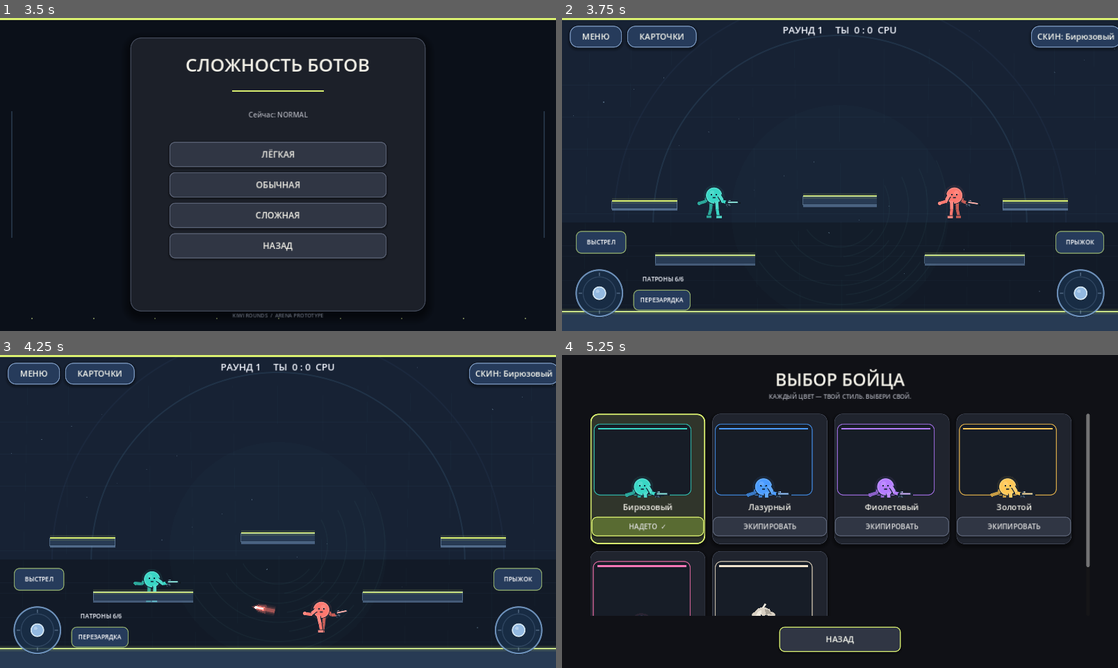
Above: before the commit, frames 1-4 (two rows, left to right).
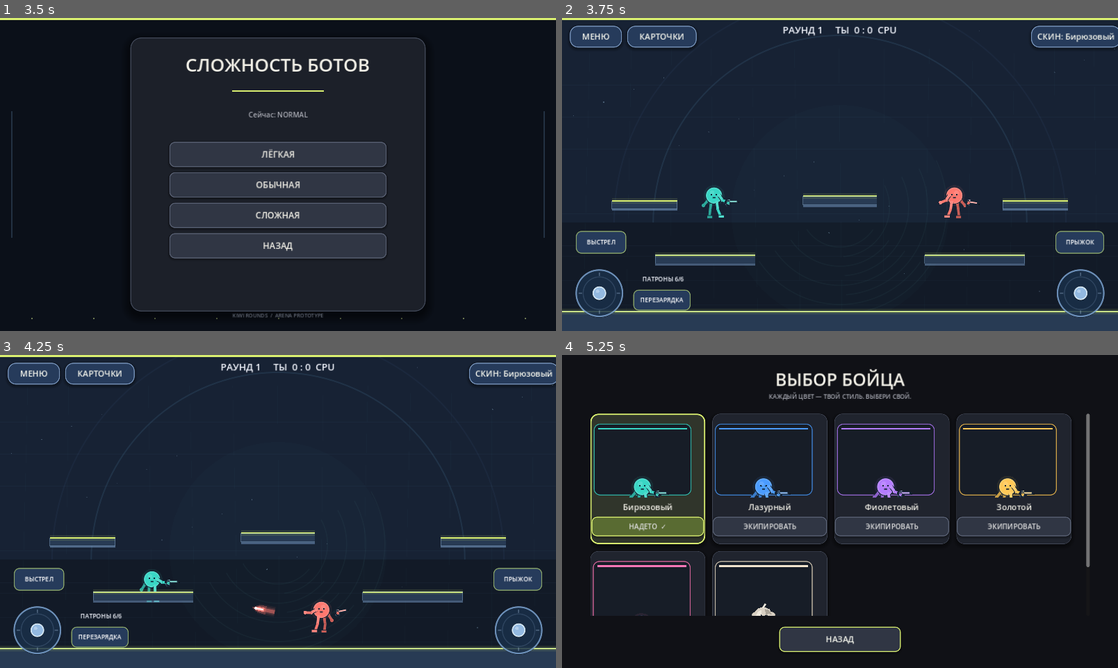
Above: after the commit, the same moments.

Repository: loslam-del/Kiwi-rounds
Game: Godot game, scene res://scenes/main.tscn
Same seed, same stepped clock (60 frames per second), same inputs: the game is played once before the commit and once after it.
Inputs:
- Up to frame 1 (3.5 s): click "ИГРАТЬ" at 0.5 s; click "ОНЛАЙН — ПОЗЖЕ" at 1.25 s; click "НАЗАД" at 2 s; click "ПРОТИВ БОТОВ" at 2.75 s
- Up to frame 2 (3.75 s): click "ЛЁГКАЯ" at 3.5 s
- Up to frame 3 (4.25 s): no input
- Up to frame 4 (5.25 s): click "СКИН: Бирюзовый" at 4.25 s; click "НАДЕТО ✓" at 5 s

Frame 1 is identical in both runs. In frame 2, 0.2% of the frame differs, in the area x 24-75%, y 56-64%; in frame 3, 0.3%; in frame 4, 0.3%, in the area x 11-86%, y 41-46%.

Commit message:
Improve fighter limb animation and hand-held blaster

Diff:
--- a/scripts/player.gd
+++ b/scripts/player.gd
@@ -206,47 +206,52 @@
         velocity.y = minf(velocity.y, 270.0)
     queue_redraw()
 func _step_limb_physics(delta: float, horizontal_acceleration: float) -> void:
-    var moving := is_on_floor() and absf(move_input) > 0.05
-    var walk_drive := move_input if is_on_floor() else move_input * 0.22
-    var jump_drive := clampf(-velocity.y / 900.0, -0.85, 0.85)
-    var accel_swing := clampf(horizontal_acceleration / 2200.0, -1.1, 1.1)
-
-    # Shoulder joints swing outward; elbows and knees have independent spring motion.
-    var arm_back_target := -0.92 - walk_drive * 0.30 - jump_drive * 0.16
-    var arm_front_target := 0.92 + walk_drive * 0.30 - jump_drive * 0.16
-    var elbow_back_target := -0.78 + walk_drive * 0.16
-    var elbow_front_target := 0.78 - walk_drive * 0.16
-    var leg_back_target := -walk_drive * 0.58 + jump_drive * 0.22
-    var leg_front_target := walk_drive * 0.58 + jump_drive * 0.22
-    var knee_back_target := (0.62 if moving and sin(animation_time) > 0.0 else -0.12) + absf(jump_drive) * 0.28
-    var knee_front_target := (0.62 if moving and sin(animation_time) <= 0.0 else -0.12) + absf(jump_drive) * 0.28
-
-    var spring_k := 58.0
-    var damping_rate := 13.5
-    arm_back_angular_velocity += ((arm_back_target - arm_back_angle) * spring_k - arm_back_angular_velocity * damping_rate - accel_swing * 1.0) * delta
-    arm_front_angular_velocity += ((arm_front_target - arm_front_angle) * spring_k - arm_front_angular_velocity * damping_rate - accel_swing * 1.0) * delta
-    elbow_back_angular_velocity += ((elbow_back_target - elbow_back_angle) * 72.0 - elbow_back_angular_velocity * 15.0) * delta
-    elbow_front_angular_velocity += ((elbow_front_target - elbow_front_angle) * 72.0 - elbow_front_angular_velocity * 15.0) * delta
-    leg_back_angular_velocity += ((leg_back_target - leg_back_angle) * spring_k - leg_back_angular_velocity * damping_rate + accel_swing * 0.8) * delta
-    leg_front_angular_velocity += ((leg_front_target - leg_front_angle) * spring_k - leg_front_angular_velocity * damping_rate + accel_swing * 0.8) * delta
-    knee_back_angular_velocity += ((knee_back_target - knee_back_angle) * 48.0 - knee_back_angular_velocity * 12.0) * delta
-    knee_front_angular_velocity += ((knee_front_target - knee_front_angle) * 48.0 - knee_front_angular_velocity * 12.0) * delta
-
-    arm_back_angle = clampf(arm_back_angle + arm_back_angular_velocity * delta, -1.65, 1.65)
-    arm_front_angle = clampf(arm_front_angle + arm_front_angular_velocity * delta, -1.65, 1.65)
-    elbow_back_angle = clampf(elbow_back_angle + elbow_back_angular_velocity * delta, -1.5, 1.5)
-    elbow_front_angle = clampf(elbow_front_angle + elbow_front_angular_velocity * delta, -1.5, 1.5)
-    leg_back_angle = clampf(leg_back_angle + leg_back_angular_velocity * delta, -0.9, 0.9)
-    leg_front_angle = clampf(leg_front_angle + leg_front_angular_velocity * delta, -0.9, 0.9)
-    knee_back_angle = clampf(knee_back_angle + knee_back_angular_velocity * delta, -0.35, 0.95)
-    knee_front_angle = clampf(knee_front_angle + knee_front_angular_velocity * delta, -0.35, 0.95)
+    var grounded := is_on_floor()
+    var moving := grounded and absf(move_input) > 0.05
+    var gait := sin(animation_time) if moving else 0.0
+    var local_aim := Vector2(aim_input.x * facing, aim_input.y).normalized()
+    if local_aim.length_squared() < 0.01:
+        local_aim = Vector2.RIGHT
+    # The front arm follows the aim direction; the elbow keeps a small natural bend.
+    var aim_angle := atan2(local_aim.x, local_aim.y)
+    var arm_front_target := aim_angle * 0.68
+    var elbow_front_target := aim_angle * 0.32
+    var arm_back_target := -0.38 - gait * 0.34
+    var elbow_back_target := -0.18 + gait * 0.18
+
+    # Alternating hip and knee motion drives visible walking and landing poses.
+    var leg_back_target := gait * 0.42 if grounded else -0.16
+    var leg_front_target := -gait * 0.42 if grounded else 0.16
+    var knee_back_target := maxf(0.0, gait) * 0.58 if moving else (0.22 if not grounded else -0.04)
+    var knee_front_target := maxf(0.0, -gait) * 0.58 if moving else (0.22 if not grounded else -0.04)
+    var accel_swing := clampf(horizontal_acceleration / 2400.0, -0.8, 0.8)
+
+    var spring_k := 64.0
+    var damping_rate := 15.0
+    arm_back_angular_velocity += ((arm_back_target - arm_back_angle) * spring_k - arm_back_angular_velocity * damping_rate - accel_swing * 0.8) * delta
+    arm_front_angular_velocity += ((arm_front_target - arm_front_angle) * spring_k - arm_front_angular_velocity * damping_rate) * delta
+    elbow_back_angular_velocity += ((elbow_back_target - elbow_back_angle) * 70.0 - elbow_back_angular_velocity * 15.0) * delta
+    elbow_front_angular_velocity += ((elbow_front_target - elbow_front_angle) * 70.0 - elbow_front_angular_velocity * 15.0) * delta
+    leg_back_angular_velocity += ((leg_back_target - leg_back_angle) * spring_k - leg_back_angular_velocity * damping_rate + accel_swing * 0.65) * delta
+    leg_front_angular_velocity += ((leg_front_target - leg_front_angle) * spring_k - leg_front_angular_velocity * damping_rate + accel_swing * 0.65) * delta
+    knee_back_angular_velocity += ((knee_back_target - knee_back_angle) * 52.0 - knee_back_angular_velocity * 13.0) * delta
+    knee_front_angular_velocity += ((knee_front_target - knee_front_angle) * 52.0 - knee_front_angular_velocity * 13.0) * delta
+
+    arm_back_angle = clampf(arm_back_angle + arm_back_angular_velocity * delta, -1.25, 1.25)
+    arm_front_angle = clampf(arm_front_angle + arm_front_angular_velocity * delta, -2.35, 2.35)
+    elbow_back_angle = clampf(elbow_back_angle + elbow_back_angular_velocity * delta, -0.9, 0.9)
+    elbow_front_angle = clampf(elbow_front_angle + elbow_front_angular_velocity * delta, -1.1, 1.1)
+    leg_back_angle = clampf(leg_back_angle + leg_back_angular_velocity * delta, -0.72, 0.72)
+    leg_front_angle = clampf(leg_front_angle + leg_front_angular_velocity * delta, -0.72, 0.72)
+    knee_back_angle = clampf(knee_back_angle + knee_back_angular_velocity * delta, -0.12, 0.82)
+    knee_front_angle = clampf(knee_front_angle + knee_front_angular_velocity * delta, -0.12, 0.82)
 
 
 func _weapon_hand_local() -> Vector2:
-    var shoulder := Vector2(13.0, -7.0)
-    var elbow := shoulder + Vector2(sin(arm_front_angle) * 15.0, cos(arm_front_angle) * 15.0)
+    var shoulder := Vector2(12.0, -8.0)
+    var elbow := shoulder + Vector2(sin(arm_front_angle) * 14.0, cos(arm_front_angle) * 14.0)
     var forearm_angle := arm_front_angle + elbow_front_angle
-    return elbow + Vector2(sin(forearm_angle) * 14.0, cos(forearm_angle) * 14.0)
+    return elbow + Vector2(sin(forearm_angle) * 13.0, cos(forearm_angle) * 13.0)
 
 
 func apply_hit_impulse(direction: Vector2, force: float) -> void:
@@ -337,7 +342,7 @@
 
     # Spawn from the hand-held blaster muzzle, not from the fighter's chest.
     var hand_world_offset := Vector2(_weapon_hand_local().x * facing, _weapon_hand_local().y)
-    var muzzle := hand_world_offset + direction * 23.0
+    var muzzle := hand_world_offset + direction * (26.0 + float(weapon_level) * 3.0)
     pulse_requested.emit(global_position + muzzle, direction, pulse_force, body_color, self)
 
 func start_reload() -> void:
@@ -445,27 +450,27 @@
     var foot_front_angle := leg_front_angle + knee_front_angle
     var foot_back := knee_back + Vector2(sin(foot_back_angle) * leg_len, cos(foot_back_angle) * leg_len)
     var foot_front := knee_front + Vector2(sin(foot_front_angle) * leg_len, cos(foot_front_angle) * leg_len)
-    draw_line(hip_back, knee_back, outline, 10.0, true)
-    draw_line(hip_back, knee_back, dark, 6.0, true)
-    draw_line(knee_back, foot_back, outline, 9.0, true)
-    draw_line(knee_back, foot_back, dark, 5.5, true)
+    draw_line(hip_back, knee_back, outline, 8.0, true)
+    draw_line(hip_back, knee_back, dark, 4.8, true)
+    draw_line(knee_back, foot_back, outline, 7.5, true)
+    draw_line(knee_back, foot_back, dark, 4.6, true)
     draw_line(foot_back + Vector2(-5,0), foot_back + Vector2(7,0), outline, 7.0, true)
     draw_line(foot_back + Vector2(-4,0), foot_back + Vector2(6,0), dark, 4.0, true)
 
-    var shoulder_back := Vector2(-13.0, -7.0)
-    var shoulder_front := Vector2(13.0, -7.0)
-    var upper_arm_len := 15.0
-    var forearm_len := 14.0
+    var shoulder_back := Vector2(-12.0, -8.0)
+    var shoulder_front := Vector2(12.0, -8.0)
+    var upper_arm_len := 14.0
+    var forearm_len := 13.0
     var elbow_back := shoulder_back + Vector2(sin(arm_back_angle) * upper_arm_len, cos(arm_back_angle) * upper_arm_len)
     var elbow_front := shoulder_front + Vector2(sin(arm_front_angle) * upper_arm_len, cos(arm_front_angle) * upper_arm_len)
     var wrist_back_angle := arm_back_angle + elbow_back_angle
     var wrist_front_angle := arm_front_angle + elbow_front_angle
     var hand_back := elbow_back + Vector2(sin(wrist_back_angle) * forearm_len, cos(wrist_back_angle) * forearm_len)
     var hand_front := _weapon_hand_local()
-    draw_line(shoulder_back, elbow_back, outline, 10.0, true)
-    draw_line(shoulder_back, elbow_back, dark, 6.2, true)
-    draw_line(elbow_back, hand_back, outline, 9.0, true)
-    draw_line(elbow_back, hand_back, dark, 5.7, true)
+    draw_line(shoulder_back, elbow_back, outline, 8.0, true)
+    draw_line(shoulder_back, elbow_back, dark, 5.0, true)
+    draw_line(elbow_back, hand_back, outline, 7.5, true)
+    draw_line(elbow_back, hand_back, dark, 4.7, true)
     draw_circle(hand_back, 4.0, dark)
 
     # Compact rounded torso leaves the hips and shoulders readable.
@@ -479,21 +484,21 @@
     draw_line(center + Vector2(-2.5,5.0), center + Vector2(2.5,5.0), Color("#102536"), 1.5, true)
 
     # Near-side leg is in front of the torso, with a visible knee and foot.
-    draw_line(hip_front, knee_front, outline, 10.0, true)
-    draw_line(hip_front, knee_front, light, 6.0, true)
+    draw_line(hip_front, knee_front, outline, 8.0, true)
+    draw_line(hip_front, knee_front, light, 4.8, true)
     draw_circle(knee_front, 3.8, body_color.lightened(0.05))
-    draw_line(knee_front, foot_front, outline, 9.0, true)
-    draw_line(knee_front, foot_front, body_color, 5.4, true)
+    draw_line(knee_front, foot_front, outline, 7.5, true)
+    draw_line(knee_front, foot_front, body_color, 4.6, true)
     draw_line(foot_front + Vector2(-5,0), foot_front + Vector2(8,0), outline, 7.0, true)
     draw_line(foot_front + Vector2(-4,0), foot_front + Vector2(7,0), light, 4.0, true)
     draw_circle(hip_front, 4.0, light)
 
     # Near-side arm stays visibly separated from the body and bends at the elbow.
-    draw_line(shoulder_front, elbow_front, outline, 10.0, true)
-    draw_line(shoulder_front, elbow_front, light, 6.2, true)
+    draw_line(shoulder_front, elbow_front, outline, 8.0, true)
+    draw_line(shoulder_front, elbow_front, light, 5.0, true)
     draw_circle(elbow_front, 4.2, light)
-    draw_line(elbow_front, hand_front, outline, 9.0, true)
-    draw_line(elbow_front, hand_front, body_color, 5.7, true)
+    draw_line(elbow_front, hand_front, outline, 7.5, true)
+    draw_line(elbow_front, hand_front, body_color, 4.7, true)
     draw_circle(hand_front, 4.0, light)
     draw_circle(shoulder_front, 4.0, light)
 
@@ -579,4 +584,8 @@
     if muzzle_flash > 0.0:
         var flash_size := 7.0 + muzzle_flash * 80.0
         draw_colored_polygon(PackedVector2Array([Vector2(barrel_len+1,0),Vector2(barrel_len+flash_size,-flash_size*0.4),Vector2(barrel_len+flash_size*0.55,0),Vector2(barrel_len+flash_size,flash_size*0.4)]),Color("#fff0a8",0.9))
+    # Draw the gripping hand last so the fingers visibly wrap around the pistol grip.
+    draw_circle(Vector2(-1.0, 1.5), 4.6, outline)
+    draw_circle(Vector2(-1.0, 1.5), 3.3, light)
+    draw_line(Vector2(-3.0, 1.0), Vector2(1.5, 2.0), dark, 1.2, true)
     draw_set_transform(Vector2.ZERO,0.0,Vector2.ONE)
